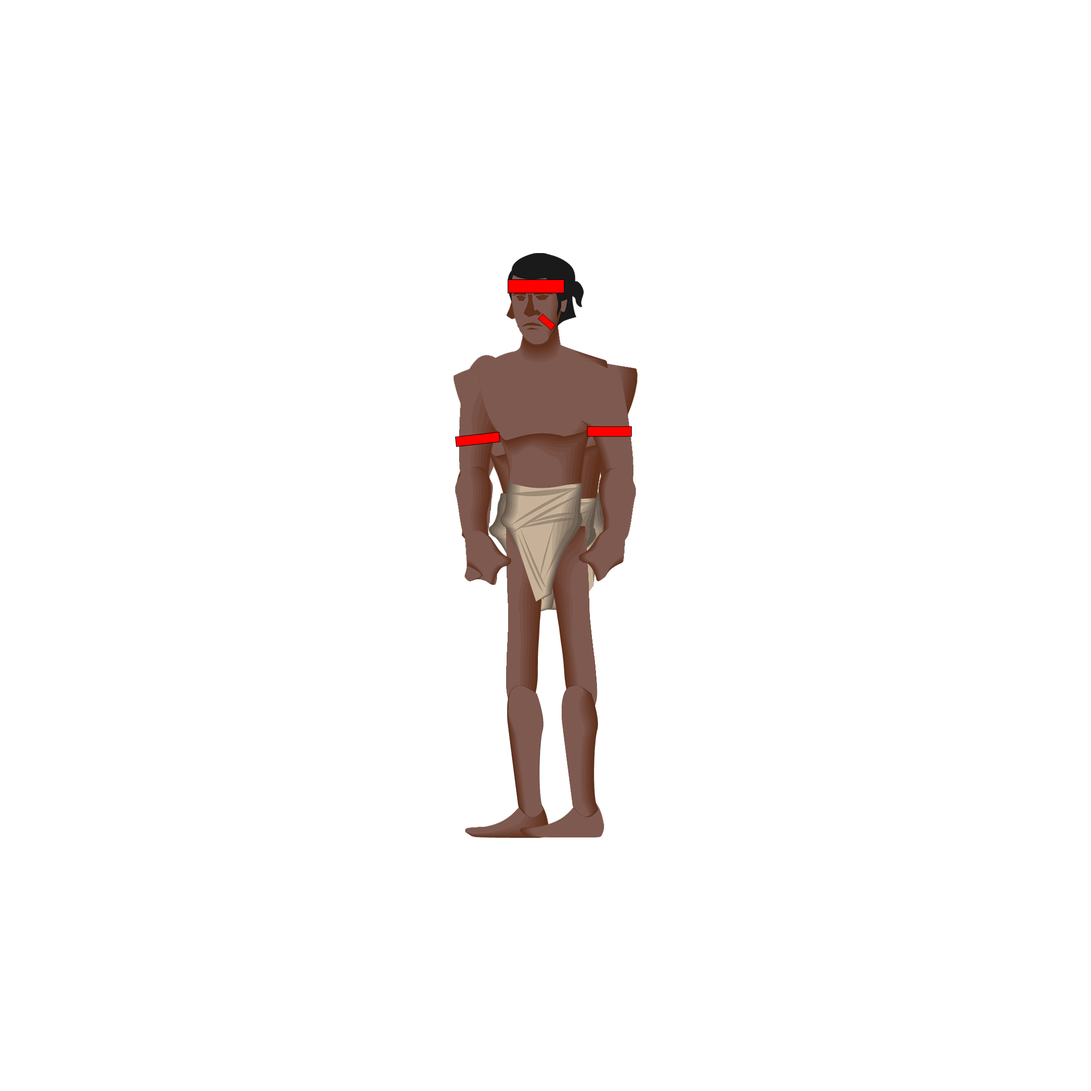
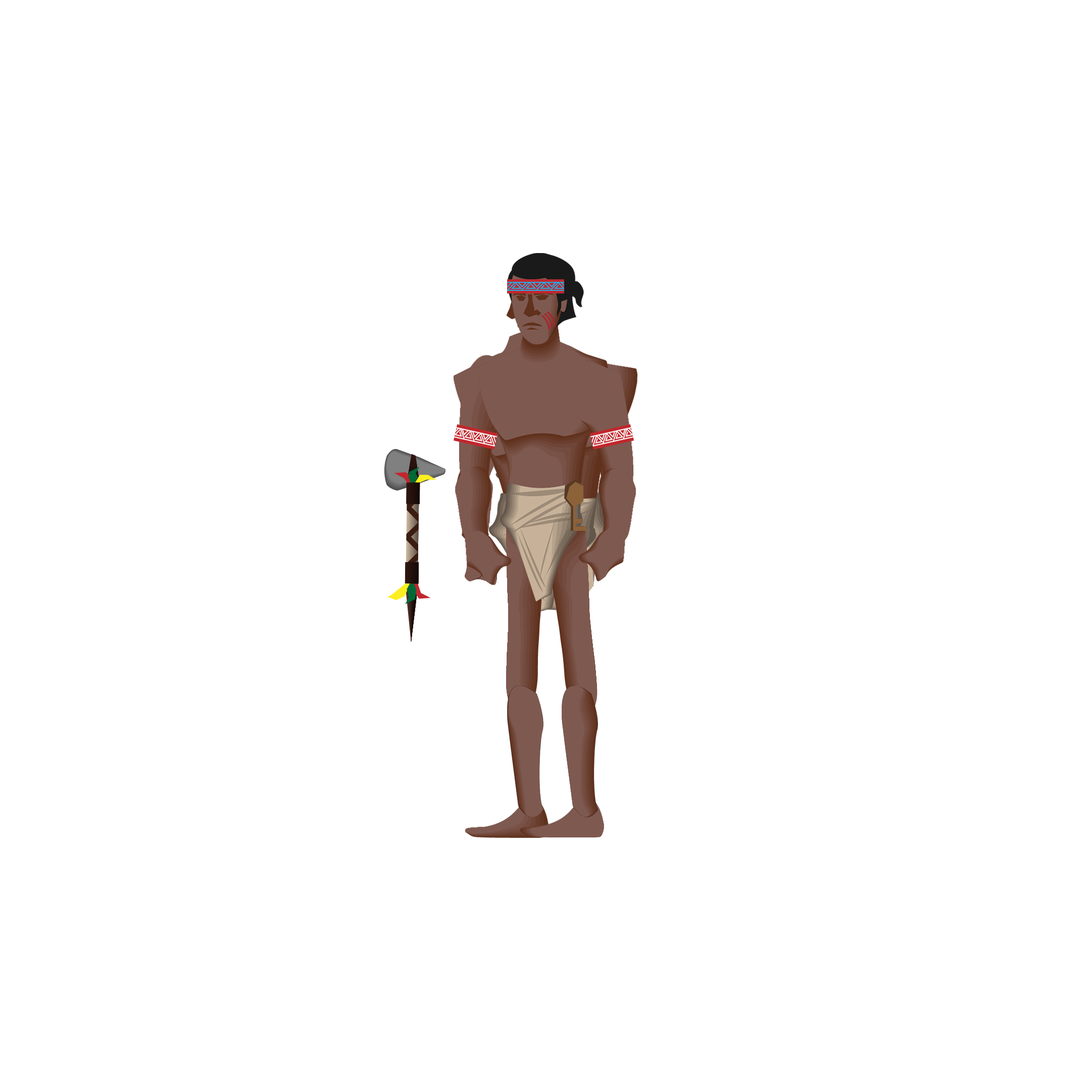
The second (1091, 1091) image is a revision of the first. Changes to its layers:
added layer "machado" above "chave" over 384, 449, 446, 643
added layer "chave" above "Pinturas" over 564, 479, 587, 532
painted on "Faixa Braço Direito@1.5x" over 453, 424, 501, 450
painted on "Faixa na cabeça@1.5x" over 507, 279, 565, 294
painted on "Pintura no Rosto@1.5x" over 538, 311, 556, 331
painted on "Faixa Braço Esquerdo@1.5x" over 587, 424, 635, 450
added group "Abaixado" with 1 layers over 453, 329, 626, 532
showed "Peitoral Abaixado", moved it into group "Abaixado", painted on it over 453, 329, 629, 532
